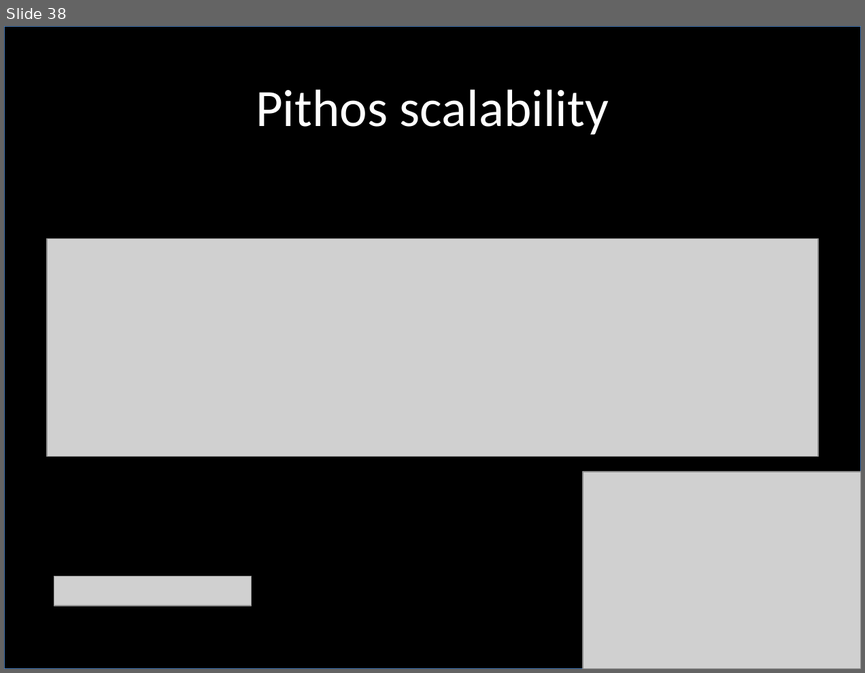
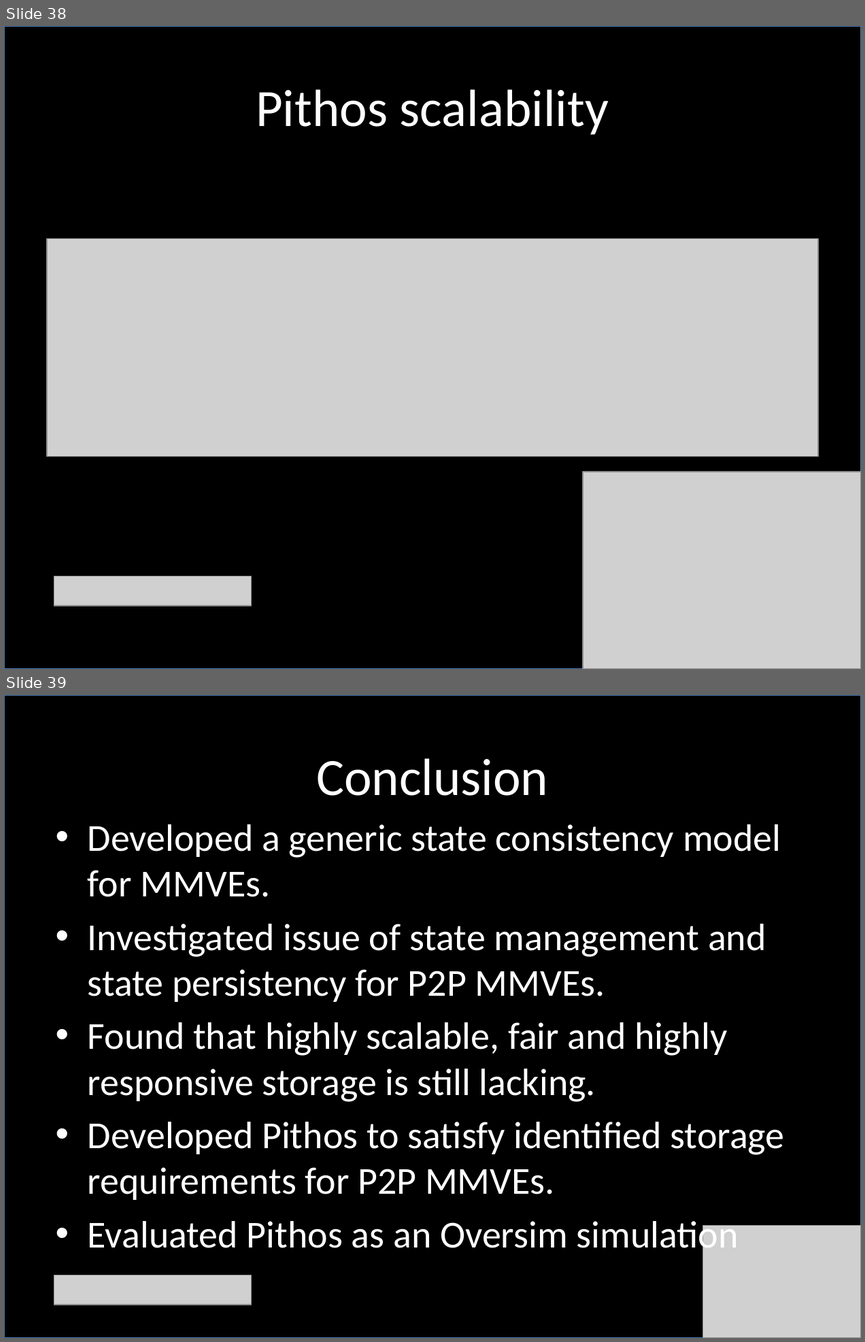
Before and after one commit to jsgilmore/pithos, a slide deck: thesis/phd_talk/PhD_talk.pptx. Shown one above the other, each under a label of ours: slide 38 before the commit, slides 38 and 39 after it. The pictures are 865x673 and 865x1342 pixels, drawn with LibreOffice and Linux fonts; fonts in the diff are those of the drawing; grey boxes stand for pictures. Boxes give left, top, right and bottom in pixels: in the first picture for what was removed or moved away, otherwise in the second. Text is boxed around its words. In the diff, an @@ line names an element or a change of style, - is before the commit and + after.

```diff
--- a/thesis/phd_talk/PhD_talk.pptx
+++ b/thesis/phd_talk/PhD_talk.pptx
@@ slide 39 added at [4, 695, 861, 1338], background #FFFFFF @@
@@ rectangle added at [4, 695, 861, 1338], fill #000000, outline #4A7EBB 0.75 pt @@
@@ title added at [316, 758, 548, 796], 44 pt, text #FFFFFF @@
+Conclusion
@@ text added at [88, 824, 785, 1248], 32 pt, text #FFFFFF @@
+• Developed a generic state consistency model for MMVEs.
+• Investigated issue of state management and state persistency for P2P MMVEs.
+• Found that highly scalable, fair and highly responsive storage is still lacking.
+• Developed Pithos to satisfy identified storage requirements for P2P MMVEs.
+• Evaluated Pithos as an Oversim simulation
@@ picture added at [702, 1225, 861, 1338] @@
@@ picture added at [54, 1274, 251, 1304] @@
```
Also in this commit, not shown: 12 slides changed, 1 other slide added, 2 slides removed, 1 other file.
